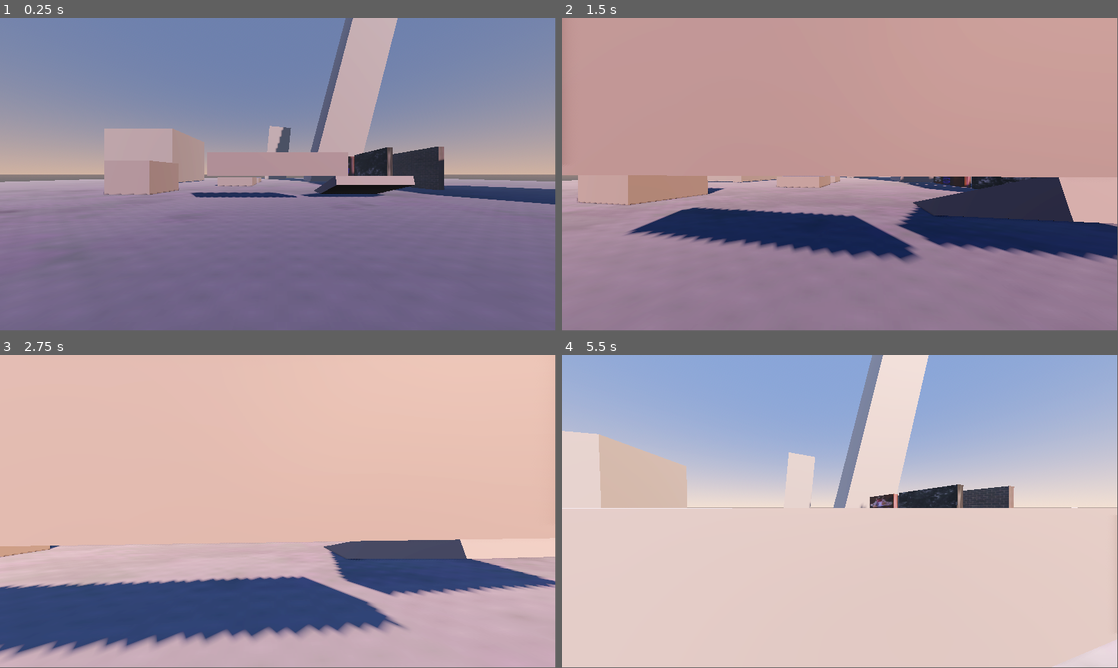
Above: before the commit, frames 1-4 (two rows, left to right).
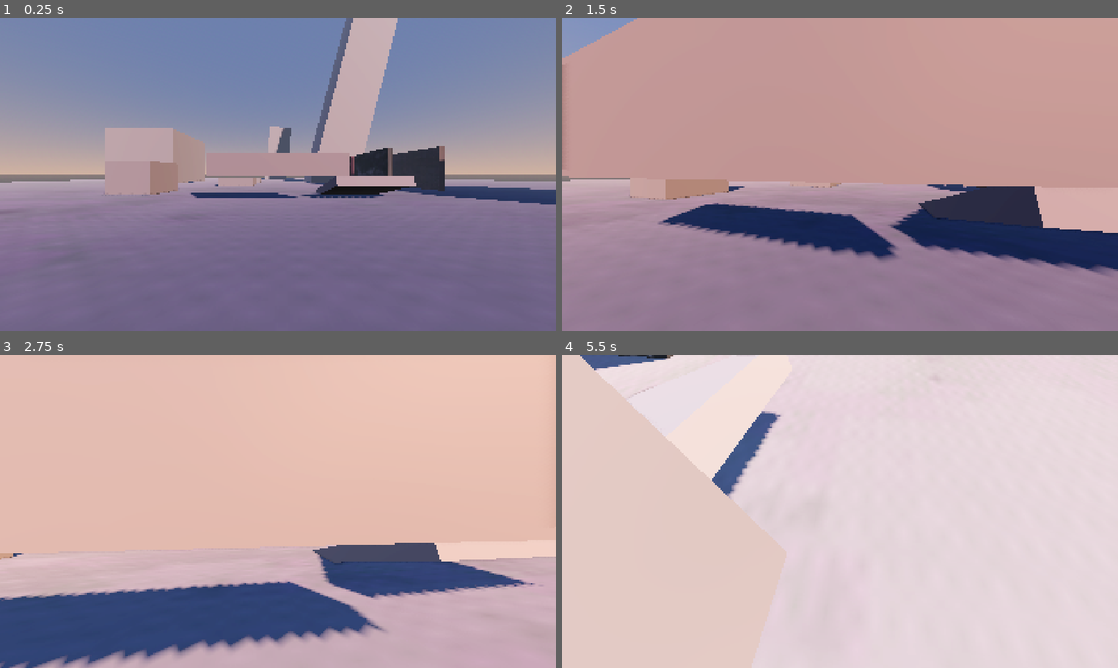
Above: after the commit, the same moments.

Repository: DarinKolllev/Corkscrew
Game: Godot game, scene res://world.tscn
The game is run twice, just before and just after one commit, with the same random seed, the same clock (stepped at 60 frames per second) and the same inputs. After the commit the project has no main scene; this scene is started directly in both runs.
Inputs (mouse positions are in pixels of both pictures, inside the frame that each line leads up to):
- Up to frame 1 (0.25 s): no input
- Up to frame 2 (1.5 s): tap Enter at 0.5 s; move the mouse to (867, 171) at 0.52 s; hold C (slide) 0.53-1.28 s; hold W (move_forward) from 0.53 s (still down); tap Space (jump) at 0.77 s; move the mouse to (812, 174) at 1.27 s; tap Shift (sprint) at 1.35 s
- Up to frame 3 (2.75 s): keep holding W (move_forward); tap Space (jump) at 1.52 s; move the mouse to (289, 505) at 2.02 s; hold C (slide) from 2.03 s (still down)
- Up to frame 4 (5.5 s): move the mouse to (834, 514) at 2.77 s; release C (slide) at 2.78 s; tap Shift (sprint) at 2.85, 5.1 s; tap Space (jump) at 3.02, 3.77, 5.27 s; move the mouse to (878, 514) at 3.52 s; hold C (slide) 3.53-4.25 s; tap Escape (ui_cancel) at 4.15 s; release W (move_forward) at 4.25 s; click (578, 367) at 4.25 s, where only the run after the commit has a clickable "Resume"; move the mouse to (673, 464) at 5.02 s; hold A (move_left) from 5.03 s (still down)
In our replay, the window is 799x449 before the commit and 800x450 after it. These sizes can differ from the game's own. Grey fills any space a smaller window leaves; there, only what the larger window draws over its background counts as a difference.

The runs differ from the first frame. In frame 1, 1.0% of the frame differs, in the area x 0-100%, y 0-64%; in frame 2, 8.2%; in frame 3, 8.2%; in frame 4, 39%, in the area x 0-100%, y 0-100%.

Commit message:
WIP Main and Pause
Progress on WIP Main menu and escape menu

Diff:
--- /dev/null
+++ b/main_menu.gd
@@ -0,0 +1,11 @@
+extends Control
+
+
+# Called when the node enters the scene tree for the first time.
+func _ready() -> void:
+	pass # Replace with function body.
+
+
+# Called every frame. 'delta' is the elapsed time since the previous frame.
+func _process(delta: float) -> void:
+	pass
--- /dev/null
+++ b/pause_menu.gd
@@ -0,0 +1,27 @@
+extends CanvasLayer
+
+func _ready() -> void:
+	visible = false
+	process_mode = Node.PROCESS_MODE_ALWAYS   # keeps working while tree is paused
+	$Panel/VBox/ResumeBtn.pressed.connect(_resume)
+	$Panel/VBox/RestartBtn.pressed.connect(_restart)
+	$Panel/VBox/MenuBtn.pressed.connect(_main_menu)
+	$Panel/VBox/QuitBtn.pressed.connect(func(): get_tree().quit())
+
+func open() -> void:
+	visible = true
+	get_tree().paused = true
+	Input.set_mouse_mode(Input.MOUSE_MODE_VISIBLE)
+
+func _resume() -> void:
+	visible = false
+	get_tree().paused = false
+	Input.set_mouse_mode(Input.MOUSE_MODE_CAPTURED)
+
+func _restart() -> void:
+	get_tree().paused = false
+	get_tree().reload_current_scene()
+
+func _main_menu() -> void:
+	get_tree().paused = false
+	get_tree().change_scene_to_file("res://main_menu.tscn")
--- a/player.gd
+++ b/player.gd
@@ -78,9 +78,9 @@
 		head.rotate_x(-e.relative.y * mouse_sensitivity)
 		head.rotation.x = clamp(head.rotation.x, -PI/2 + 0.01, PI/2 - 0.01)
 	if e.is_action_pressed("ui_cancel"):
-		Input.set_mouse_mode(
-			Input.MOUSE_MODE_VISIBLE if Input.get_mouse_mode() == Input.MOUSE_MODE_CAPTURED
-			else Input.MOUSE_MODE_CAPTURED)
+		var pm := get_tree().current_scene.get_node_or_null("PauseMenu")
+		if pm and not pm.visible:
+			pm.open()
 	if e.is_action_pressed("jump"):
 		_jump_buffer_t = jump_buffer
 	if e is InputEventKey and e.pressed and e.keycode == KEY_F9:
--- a/project.godot
+++ b/project.godot
@@ -11,7 +11,7 @@
 [application]
 
 config/name="Corkscrew"
-run/main_scene="uid://clba6h661qllb"
+run/main_scene="res://main_menu.tscn"
 config/features=PackedStringArray("4.7", "Forward Plus")
 config/icon="res://icon.svg"
 
@@ -22,6 +22,14 @@
 InputBuffer="*uid://5jhw2ker7npj"
 AudioManager="*uid://05v6cibikegd"
 day_night="*uid://c471s05kgrjmp"
+
+[display]
+
+window/size/viewport_width=1920
+window/size/viewport_height=1080
+window/size/mode=3
+window/stretch/mode="canvas_items"
+window/stretch/aspect="expand"
 
 [filesystem]
 
--- a/world.tscn
+++ b/world.tscn
@@ -7,6 +7,7 @@
 [ext_resource type="Texture2D" uid="uid://cms4ah4alt23s" path="res://textures/5FL0aasXQM0-HD.jpg" id="2_tlwt5"]
 [ext_resource type="Texture2D" uid="uid://cb2t2wncflvp" path="res://textures/Metal053B_1K-JPG_Displacement.jpg" id="4_036b0"]
 [ext_resource type="Script" uid="uid://c471s05kgrjmp" path="res://day_night.gd" id="4_aqk2v"]
+[ext_resource type="Script" uid="uid://10insjgi4xww" path="res://pause_menu.gd" id="8_gbfbk"]
 
 [sub_resource type="ProceduralSkyMaterial" id="ProceduralSkyMaterial_f3sb7"]
 
@@ -149,3 +150,81 @@
 day_length_seconds = 60.0
 sun_path = NodePath("../DirectionalLight3D")
 env_path = NodePath("../WorldEnvironment")
+
+[node name="PauseMenu" type="CanvasLayer" parent="." unique_id=742014030]
+script = ExtResource("8_gbfbk")
+
+[node name="Dim" type="ColorRect" parent="PauseMenu" unique_id=1244525368]
+offset_right = 40.0
+offset_bottom = 40.0
+color = Color(0.16470589, 0.64705884, 0.57254905, 0.023529412)
+
+[node name="Panel" type="PanelContainer" parent="PauseMenu" unique_id=1397443621]
+offset_right = 40.0
+offset_bottom = 40.0
+
+[node name="VBox" type="VBoxContainer" parent="PauseMenu/Panel" unique_id=980802200]
+layout_mode = 2
+
+[node name="Title" type="Label" parent="PauseMenu/Panel/VBox" unique_id=1868654421]
+layout_mode = 2
+
+[node name="ResumeBtn" type="Button" parent="PauseMenu/Panel/VBox" unique_id=971481602]
+layout_mode = 2
+text = "Resume"
+
+[node name="RestartBtn" type="Button" parent="PauseMenu/Panel/VBox" unique_id=2111896205]
+layout_mode = 2
+text = "Restart level"
+
+[node name="MenuBtn" type="Button" parent="PauseMenu/Panel/VBox" unique_id=175231846]
+layout_mode = 2
+text = "Main menu"
+
+[node name="QuitBtn" type="Button" parent="PauseMenu/Panel/VBox" unique_id=1042686492]
+layout_mode = 2
+text = "Quit game"
+
+[node name="MainMenu" type="Control" parent="PauseMenu" unique_id=1637410422]
+layout_mode = 3
+anchors_preset = 0
+offset_right = 40.0
+offset_bottom = 40.0
+
+[node name="Bg" type="ColorRect" parent="PauseMenu/MainMenu" unique_id=1060185505]
+layout_mode = 0
+offset_right = 40.0
+offset_bottom = 40.0
+color = Color(0, 0, 0.30980393, 1)
+
+[node name="Title" type="Label" parent="PauseMenu/MainMenu" unique_id=1518756601]
+layout_mode = 0
+offset_right = 40.0
+offset_bottom = 23.0
+theme_override_font_sizes/font_size = 30
+text = "CORKSCREW"
+horizontal_alignment = 1
+
+[node name="VBox" type="VBoxContainer" parent="PauseMenu/MainMenu" unique_id=602945251]
+layout_mode = 0
+offset_right = 40.0
+offset_bottom = 40.0
+alignment = 1
+
+[node name="PlayBtn" type="Button" parent="PauseMenu/MainMenu/VBox" unique_id=710174866]
+layout_mode = 2
+
+[node name="ContinueBtn" type="Button" parent="PauseMenu/MainMenu/VBox" unique_id=533187936]
+layout_mode = 2
+
+[node name="SettingsBtn" type="Button" parent="PauseMenu/MainMenu/VBox" unique_id=933936335]
+layout_mode = 2
+
+[node name="QuitBtn" type="Button" parent="PauseMenu/MainMenu/VBox" unique_id=930728537]
+layout_mode = 2
+
+[node name="BestTime" type="Label" parent="PauseMenu/MainMenu" unique_id=115859991]
+layout_mode = 0
+offset_right = 40.0
+offset_bottom = 23.0
+vertical_alignment = 2
Not shown, added: main_menu.gd.uid
Not shown, added: pause_menu.gd.uid
